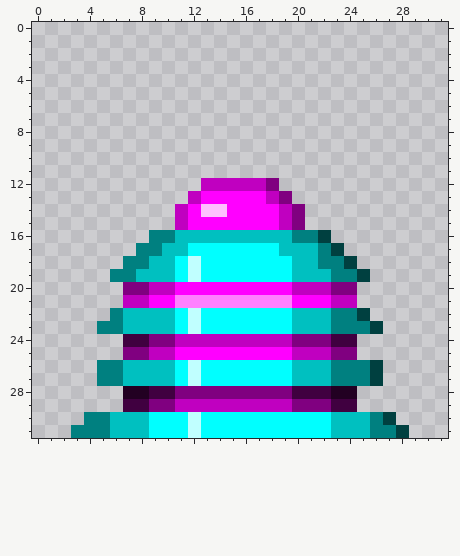
Edited in one commit: pixel-art sprite (src/assets/smart_turret.png). The picture above is the old version.
The file is 32x32 pixels. Pixels under 10% opacity are left out. Colours within 5 levels of each other are drawn and written as one.
New version:
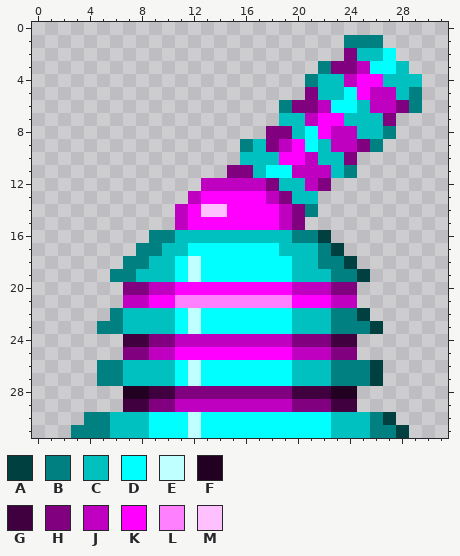
Palette (. is transparent): A #004040  B #008080  C #00c0c0  D #00ffff  E #c0ffff  F #220022  G #400040  H #800080  J #c000c0  K #ff00ff  L #ff80ff  M #ffc0ff
Diff:
y 1: x 24..26 ... -> BBB
y 2: x 24..27 .... -> HCCD
y 3: x 22..28 ....... -> BHHJDDC
y 4: x 21..29 ......... -> BCCJKKCCC
y 5: x 21..29 ......... -> HCCDKJJCB
y 6: x 19..29 ........... -> BHHJDDCJJHB
y 7: x 19..27 ......... -> CCJKKCCCH
y 8: x 18..27 .......... -> HHCDKJJCCB
y 9: x 16..26 ........... -> BCHJKDCJJHB
y 10: x 16..24 ......... -> CCCKKJCCH
y 11: x 15..24 .......... -> HHCDDJJJCB
y 12: x 19..22 .... -> CCJH
y 13: x 20..21 .. -> CC
y 14: x 21 . -> B
Changed places in both pictures, as pixel boxes (x1, y1, x2, y2):
added: (227, 35, 422, 217)
